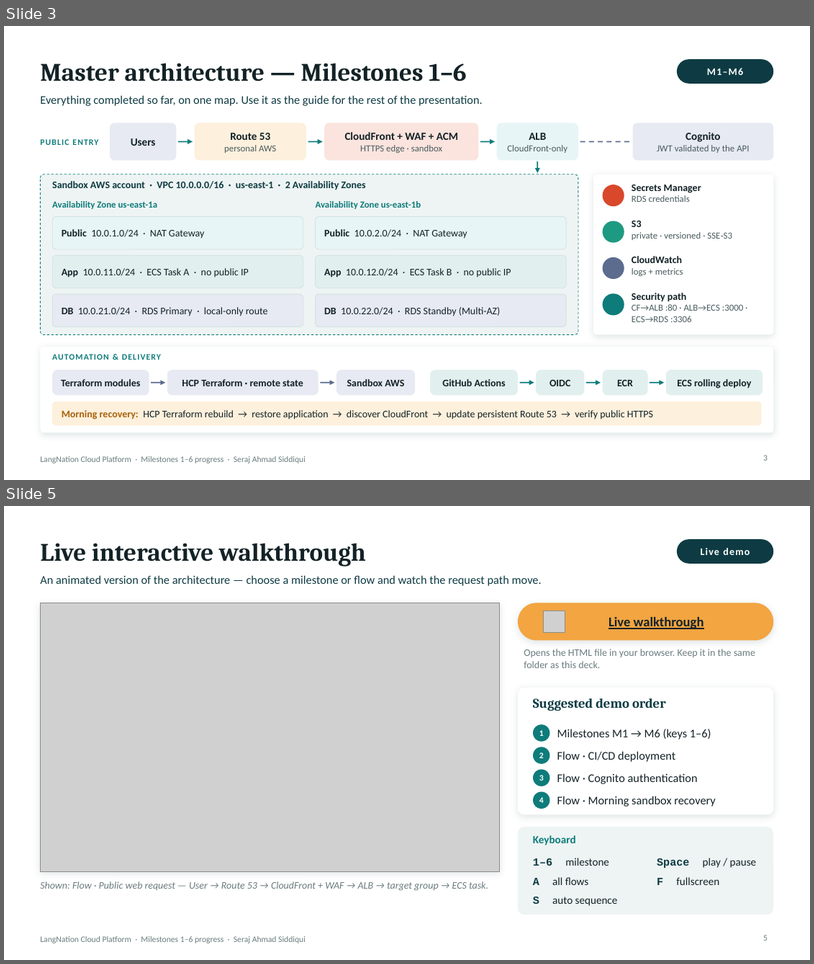
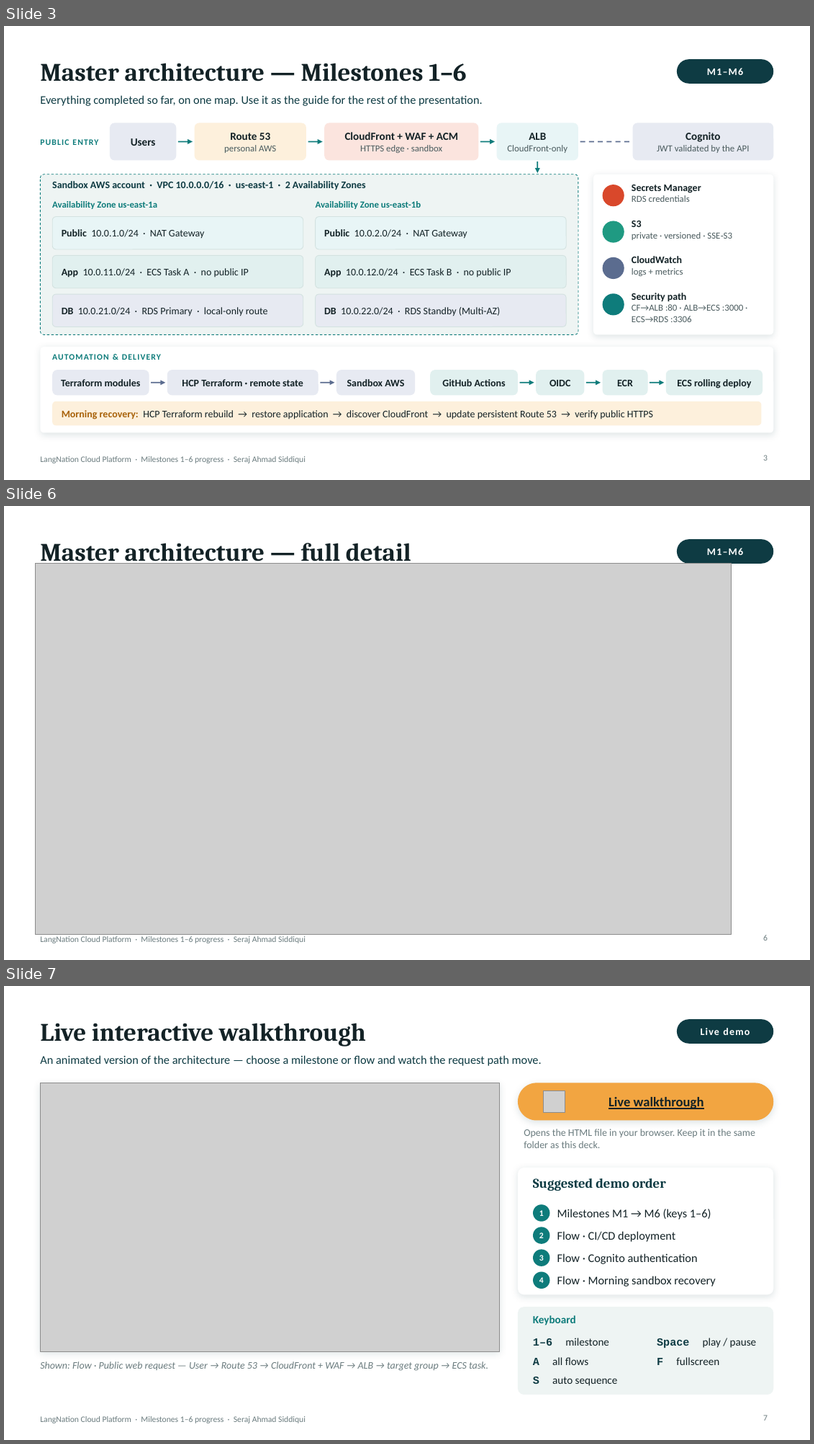
Before and after one commit to sheikhseraj/langnation-cloud-platform, a slide deck: docs/presentation/LangNation_M1-M6_Monday_Presentation.pptx. Shown one above the other, each under a label of ours: slides 3 and 5 before the commit, slides 3, 6 and 7 after it; the slides between them are not shown. The pictures are 814x964 and 814x1444 pixels, drawn with LibreOffice and Linux fonts; fonts in the diff are those of the drawing; grey boxes stand for pictures; background and template pictures are left out. Boxes give left, top, right and bottom in pixels: in the first picture for what was removed or moved away, otherwise in the second. Text is boxed around its words. In the diff, an @@ line names an element or a change of style, - is before the commit and + after.

```diff
--- a/docs/presentation/LangNation_M1-M6_Monday_Presentation.pptx
+++ b/docs/presentation/LangNation_M1-M6_Monday_Presentation.pptx
@@ slide 6 added at [4, 506, 810, 960], background picture (left out); not listed: 1 template element that a slide beside it also shows @@
@@ title added at [40, 543, 412, 566], 30 pt, text #132226, bold @@
+Master architecture — full detail
@@ rounded rectangle added at [677, 539, 774, 564], fill #0E3B43 @@
@@ text added at [707, 548, 743, 555], 12 pt, text #FFFFFF, bold @@
+M1–M6
@@ picture added at [36, 564, 732, 934] @@
@@ page number added at [764, 934, 768, 940], 10 pt, text #6B7C7F @@
+6
@@ what was slide 5 is now slide 7 @@
@@ page number at [764, 1414, 768, 1420]: text changed @@
-5
+7
```
Also in this commit, not shown: 11 slides changed, 3 other slides added, 1 other file.
